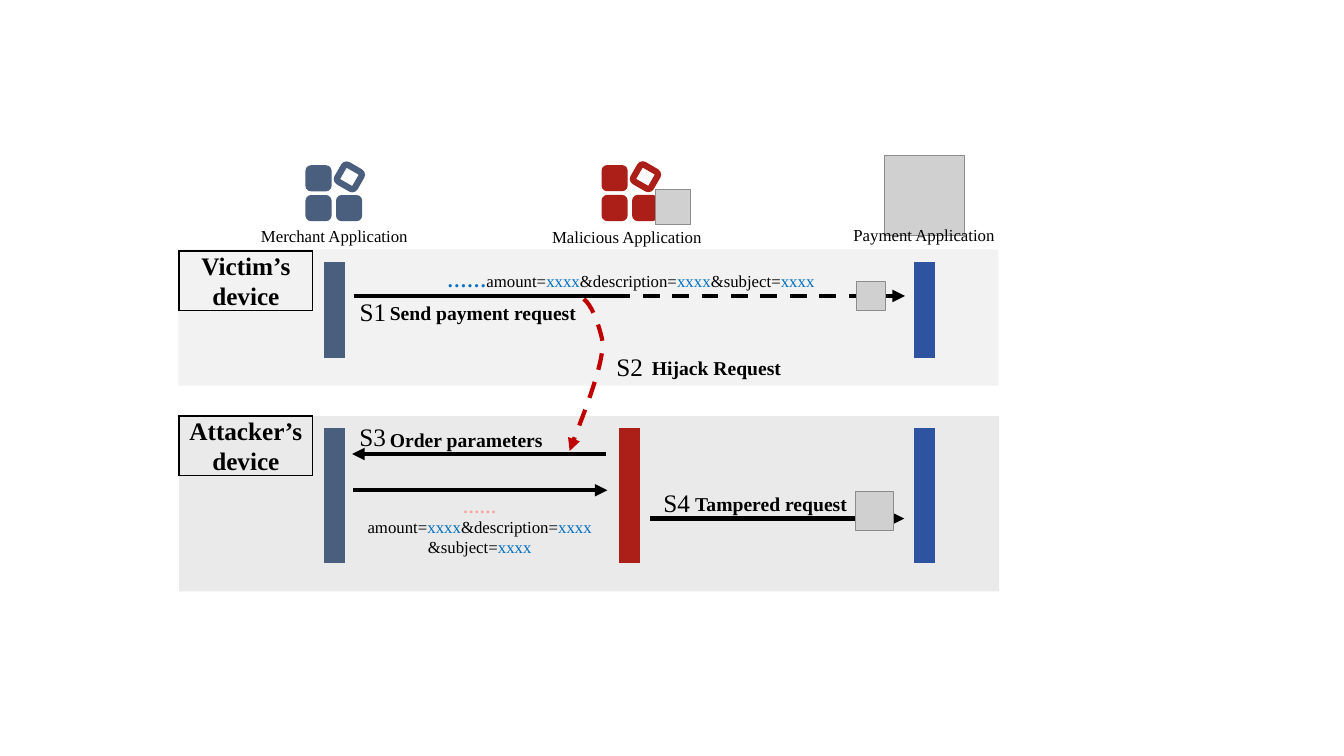
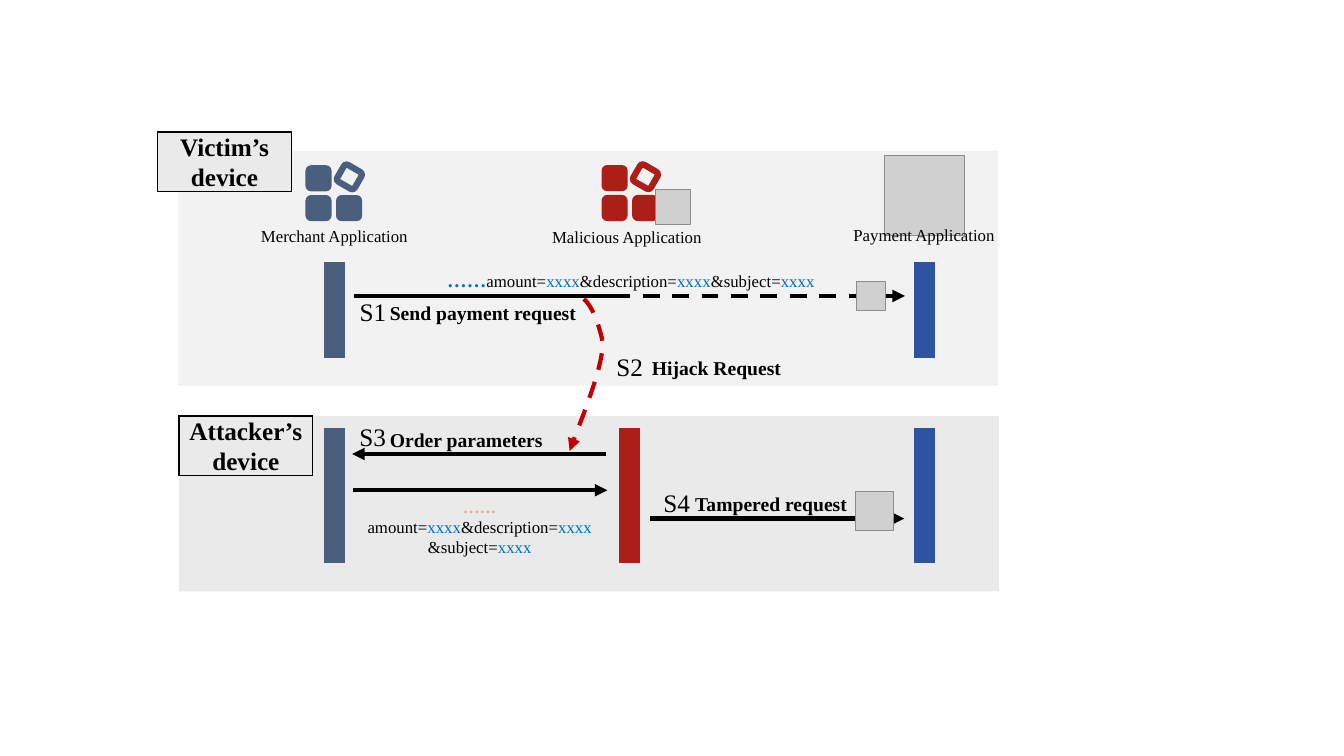
Before and after one commit to OccDeser/paper-third-party-online-payment-TDSC, a slide deck: slide 5 of img-source/images.pptx (slide 4 before the commit). Drawn at 1344x756 pixels with LibreOffice and Linux fonts; fonts in the diff are those of the drawing; grey boxes stand for pictures. Boxes give left, top, right and bottom in pixels: in the first picture for what was removed or moved away, otherwise in the second. Text is boxed around its words. In the diff, an @@ line names an element or a change of style, - is before the commit and + after.

```diff
--- a/img-source/images.pptx
+++ b/img-source/images.pptx
@@ rectangle "Victim’s device" moved from (x1=179, y1=251, x2=313, y2=311) to (x1=158, y1=132, x2=291, y2=192) @@
@@ rectangle "Victim’s device" at (x1=158, y1=132, x2=291, y2=192): fill none to #EAEAEA @@
@@ rectangle resized from (x1=178, y1=249, x2=999, y2=385) to (x1=178, y1=150, x2=999, y2=385) @@
```
Also in this commit, not shown: 1 slide added.
